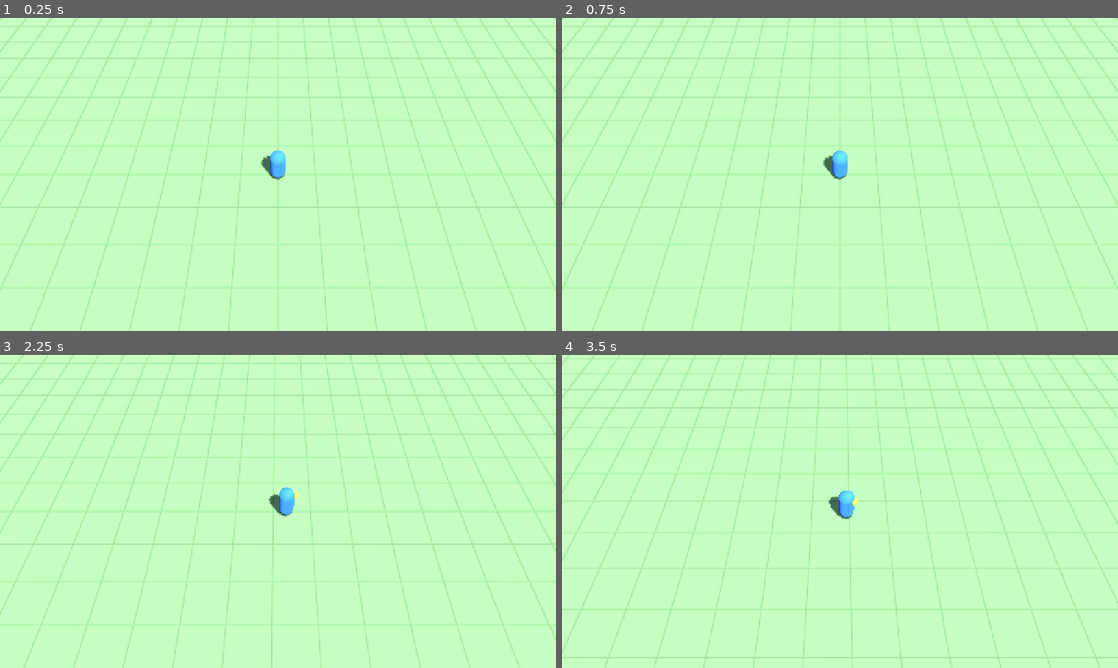
Above: before the commit, frames 1-4 (two rows, left to right).
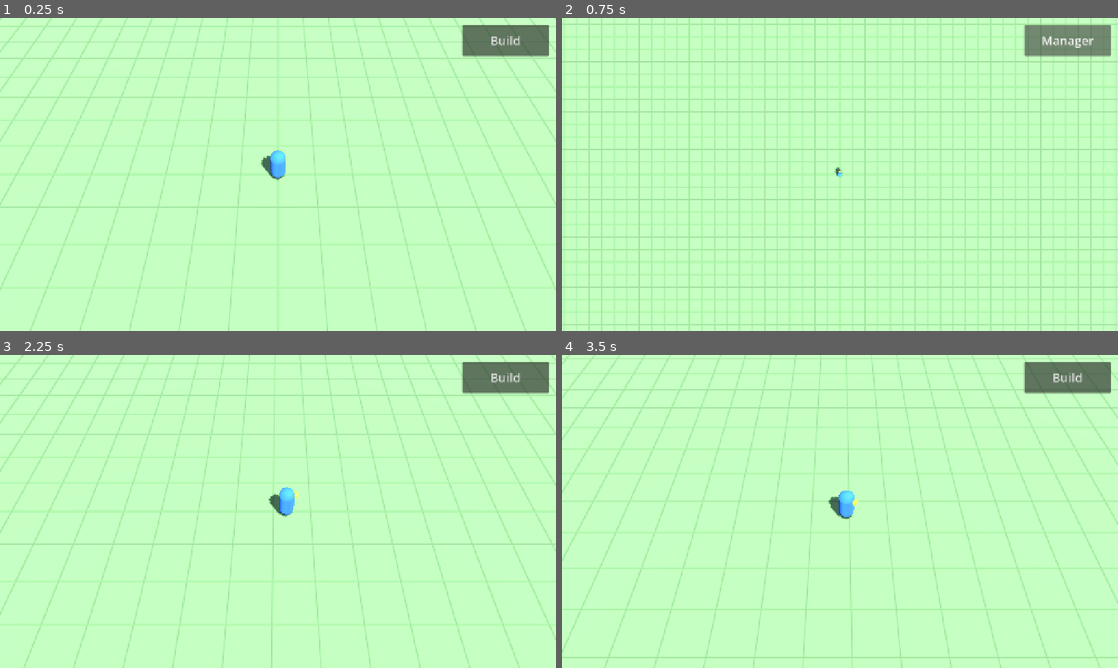
Above: after the commit, the same moments.

Repository: jakobmaier16-pixel/airport-idle
Game: Godot game, scene res://scenes/main/main.tscn
Two runs of this game, one before a commit and one after it. Both use one fixed random seed, a clock stepped at 60 frames per second and the inputs below.
Inputs (mouse positions are in pixels of both pictures, inside the frame that each line leads up to):
- Up to frame 1 (0.25 s): no input
- Up to frame 2 (0.75 s): click (1067, 39) at 0.5 s, where only the run after the commit has a clickable "Build"
- Up to frame 3 (2.25 s): click (505, 376) at 1.25 s, where only the run after the commit has a clickable "Manager"; tap Enter at 2 s; move the mouse to (400, 495) at 2.02 s; hold D (move_right) from 2.03 s (still down); click (400, 495) at 2.17 s
- Up to frame 4 (3.5 s): release D (move_right) at 2.75 s; drag from (728, 527) to (812, 574) at 2.77 s

The runs differ from the first frame. In frame 1, 1.6% of the frame differs, in the area x 83-99%, y 2-13%; in frame 2, 17%, in the area x 0-100%, y 0-100%; in frame 3, 1.6%; in frame 4, 1.6%.

Commit message:
Add build view with top-down camera and cell selection
- View button (inside the safe area) switches manager view <-> build view
- BuildCamera: orthographic top-down; drag / WASD pans, pinch / wheel
  zooms; zoom limited and view clamped to the map
- BuildMode: tapping the map highlights the tapped grid cell
- In build view the joystick and manager movement are off, and a second
  finger turns a pan into a pinch; the simulation keeps running
- Safe area: 16 px padding, landscape desktop simulation
- CLAUDE.md: folder structure, input rule, headless test note

Co-Authored-By: Claude Opus 5.5 <noreply@anthropic.com>

Diff:
--- /dev/null
+++ b/scenes/build/build_mode.gd
@@ -0,0 +1,50 @@
+class_name BuildMode
+extends Node3D
+## Build view logic: turns taps on the screen into grid cells. For now, tapping a cell highlights it.
+## Placing and rotating buildings will live here later.
+
+signal cell_selected(cell: Vector2i)
+
+## The camera used to find which cell was tapped.
+@export var camera: BuildCamera
+
+## Only reacts to taps while the build view is open. The highlight is hidden otherwise.
+var active: bool = false:
+	set(value):
+		active = value
+		if is_node_ready():
+			_highlight.visible = active and has_selection
+
+var has_selection: bool = false
+var selected_cell: Vector2i = Vector2i.ZERO
+
+@onready var _highlight: MeshInstance3D = $CellHighlight
+
+
+func _ready() -> void:
+	(_highlight.mesh as PlaneMesh).size = Vector2.ONE * Airport.grid.cell_size
+	_highlight.visible = false
+	TouchGestures.tapped.connect(_on_tapped)
+
+
+func select_cell(cell: Vector2i) -> void:
+	has_selection = true
+	selected_cell = cell
+	# Slightly above the ground so it doesn't flicker against the ground surface.
+	_highlight.position = Airport.grid.cell_to_world(cell) + Vector3(0.0, 0.02, 0.0)
+	_highlight.visible = active
+	cell_selected.emit(cell)
+
+
+func _on_tapped(screen_position: Vector2) -> void:
+	if not active or not camera:
+		return
+	# Shoot a ray from the camera through the tapped pixel and see where it hits the ground.
+	var ray_origin := camera.project_ray_origin(screen_position)
+	var ray_direction := camera.project_ray_normal(screen_position)
+	var hit: Variant = Plane(Vector3.UP, 0.0).intersects_ray(ray_origin, ray_direction)
+	if hit == null:
+		return
+	var cell := Airport.grid.world_to_cell(hit as Vector3)
+	if Airport.grid.is_inside(cell):
+		select_cell(cell)
--- /dev/null
+++ b/scenes/build/build_mode.tscn
@@ -0,0 +1,19 @@
+[gd_scene format=3]
+
+[ext_resource type="Script" path="res://scenes/build/build_mode.gd" id="1_build_mode"]
+
+[sub_resource type="StandardMaterial3D" id="StandardMaterial3D_highlight"]
+transparency = 1
+shading_mode = 0
+albedo_color = Color(1, 0.85, 0.2, 0.6)
+
+[sub_resource type="PlaneMesh" id="PlaneMesh_highlight"]
+material = SubResource("StandardMaterial3D_highlight")
+size = Vector2(2, 2)
+
+[node name="BuildMode" type="Node3D"]
+script = ExtResource("1_build_mode")
+
+[node name="CellHighlight" type="MeshInstance3D" parent="."]
+cast_shadow = 0
+mesh = SubResource("PlaneMesh_highlight")
--- /dev/null
+++ b/scenes/camera/build_camera.gd
@@ -0,0 +1,88 @@
+class_name BuildCamera
+extends Camera3D
+## Build view camera: looks straight down at the map (top-down) without perspective.
+## One-finger drag pans, pinch / scroll wheel zooms, WASD pans on the Mac.
+## Zoom is limited and the view never leaves the map.
+
+## Height above the ground in meters. With an orthographic camera this doesn't affect the
+## zoom; it only has to be above everything we build.
+const HEIGHT_ABOVE_GROUND: float = 100.0
+
+## How many meters of the map are visible vertically when the build view first opens.
+@export var view_height: float = 50.0
+## Closest zoom: visible height in meters.
+@export var min_view_height: float = 16.0
+## Farthest zoom: visible height in meters. Also limited so the view never shows more than the map.
+@export var max_view_height: float = 100.0
+## Keyboard panning speed (Mac testing), in screen heights per second.
+@export var key_pan_speed: float = 0.8
+
+
+func _ready() -> void:
+	projection = PROJECTION_ORTHOGONAL
+	rotation = Vector3(-PI / 2.0, 0.0, 0.0)
+	position.y = HEIGHT_ABOVE_GROUND
+	far = HEIGHT_ABOVE_GROUND + 50.0
+	# This camera moves every frame from input, not in the physics step, so it must not be
+	# smoothed by physics interpolation.
+	physics_interpolation_mode = PHYSICS_INTERPOLATION_MODE_OFF
+	TouchGestures.dragged.connect(_on_dragged)
+	TouchGestures.pinched.connect(_on_pinched)
+	_apply_limits()
+
+
+func _process(delta: float) -> void:
+	if not current:
+		return
+	var input := Input.get_vector(&"move_left", &"move_right", &"move_up", &"move_down")
+	if input != Vector2.ZERO:
+		var step := input * view_height * key_pan_speed * delta
+		position.x += step.x
+		position.z += step.y
+		_apply_limits()
+
+
+## Moves the view so `world_position` is in the center (as far as the map edges allow).
+func center_on(world_position: Vector3) -> void:
+	position.x = world_position.x
+	position.z = world_position.z
+	_apply_limits()
+
+
+func _on_dragged(_touch_position: Vector2, relative: Vector2) -> void:
+	if not current:
+		return
+	# Move the camera opposite to the finger, so the map sticks to the finger.
+	var meters_per_pixel := view_height / get_viewport().get_visible_rect().size.y
+	position.x -= relative.x * meters_per_pixel
+	position.z -= relative.y * meters_per_pixel
+	_apply_limits()
+
+
+func _on_pinched(factor: float) -> void:
+	if not current:
+		return
+	# Fingers apart (factor > 1) = zoom in = see fewer meters.
+	view_height /= factor
+	_apply_limits()
+
+
+func _apply_limits() -> void:
+	var viewport_size := get_viewport().get_visible_rect().size
+	var aspect := viewport_size.x / viewport_size.y
+	var map := Airport.grid.get_world_rect()
+
+	var largest := minf(max_view_height, minf(map.size.y, map.size.x / aspect))
+	view_height = clampf(view_height, min_view_height, maxf(largest, min_view_height))
+	size = view_height  # Orthographic size = visible height in meters.
+
+	var half_view := Vector2(view_height * aspect, view_height) * 0.5
+	position.x = _clamp_axis(position.x, map.position.x + half_view.x, map.end.x - half_view.x)
+	position.z = _clamp_axis(position.z, map.position.y + half_view.y, map.end.y - half_view.y)
+
+
+# Clamps `value` between `low` and `high`; centers it if the view is wider than the map.
+func _clamp_axis(value: float, low: float, high: float) -> float:
+	if low > high:
+		return (low + high) * 0.5
+	return clampf(value, low, high)
--- /dev/null
+++ b/scenes/camera/build_camera.tscn
@@ -0,0 +1,8 @@
+[gd_scene format=3]
+
+[ext_resource type="Script" path="res://scenes/camera/build_camera.gd" id="1_camera"]
+
+[node name="BuildCamera" type="Camera3D"]
+projection = 1
+size = 50.0
+script = ExtResource("1_camera")
--- /dev/null
+++ b/scenes/main/main.gd
@@ -0,0 +1,41 @@
+extends Node3D
+## Entry point of the game. Owns the two camera views and switches between them.
+## The simulation (Airport autoload) keeps running in both views.
+
+enum View { MANAGER, BUILD }
+
+var current_view: View = View.MANAGER
+
+@onready var _manager: Manager = $Manager
+@onready var _manager_camera: ManagerCamera = $ManagerCamera
+@onready var _build_camera: BuildCamera = $BuildCamera
+@onready var _build_mode: BuildMode = $BuildMode
+@onready var _hud: Hud = $HUD
+
+
+func _ready() -> void:
+	_hud.view_toggle_pressed.connect(_on_view_toggle_pressed)
+	_set_view(View.MANAGER)
+
+
+func _on_view_toggle_pressed() -> void:
+	_set_view(View.BUILD if current_view == View.MANAGER else View.MANAGER)
+
+
+func _set_view(view: View) -> void:
+	current_view = view
+	var building := view == View.BUILD
+	if building:
+		# Open the build view above wherever the manager is standing.
+		_build_camera.center_on(_manager.global_position)
+		_build_camera.make_current()
+	else:
+		_manager_camera.make_current()
+
+	_manager.input_enabled = not building
+	_hud.joystick.enabled = not building
+	_build_mode.active = building
+	# Build view: adding a second finger turns a pan into a pinch.
+	# Manager view: a second finger must never interrupt the joystick.
+	TouchGestures.pinch_cancels_drag = building
+	_hud.set_view_button_text("Manager" if building else "Build")
--- a/scenes/main/main.tscn
+++ b/scenes/main/main.tscn
@@ -4,6 +4,9 @@
 [ext_resource type="PackedScene" path="res://scenes/manager/manager.tscn" id="2_manager"]
 [ext_resource type="PackedScene" path="res://scenes/camera/manager_camera.tscn" id="3_camera"]
 [ext_resource type="PackedScene" path="res://scenes/ui/hud.tscn" id="4_hud"]
+[ext_resource type="PackedScene" path="res://scenes/camera/build_camera.tscn" id="5_build_camera"]
+[ext_resource type="PackedScene" path="res://scenes/build/build_mode.tscn" id="6_build_mode"]
+[ext_resource type="Script" path="res://scenes/main/main.gd" id="7_main"]
 
 [sub_resource type="ProceduralSkyMaterial" id="ProceduralSkyMaterial_sky"]
 
@@ -17,6 +20,7 @@
 tonemap_mode = 2
 
 [node name="Main" type="Node3D"]
+script = ExtResource("7_main")
 
 [node name="WorldEnvironment" type="WorldEnvironment" parent="."]
 environment = SubResource("Environment_main")
@@ -33,4 +37,9 @@
 [node name="ManagerCamera" parent="." node_paths=PackedStringArray("target") instance=ExtResource("3_camera")]
 target = NodePath("../Manager")
 
+[node name="BuildCamera" parent="." instance=ExtResource("5_build_camera")]
+
+[node name="BuildMode" parent="." node_paths=PackedStringArray("camera") instance=ExtResource("6_build_mode")]
+camera = NodePath("../BuildCamera")
+
 [node name="HUD" parent="." instance=ExtResource("4_hud")]
--- /dev/null
+++ b/scenes/ui/hud.gd
@@ -0,0 +1,16 @@
+class_name Hud
+extends CanvasLayer
+## On-screen UI for both views. Everything sits inside the SafeArea container.
+
+signal view_toggle_pressed
+
+@onready var joystick: TouchJoystick = $SafeArea/TouchJoystick
+@onready var _view_button: Button = $SafeArea/ViewButton
+
+
+func _ready() -> void:
+	_view_button.pressed.connect(view_toggle_pressed.emit)
+
+
+func set_view_button_text(text: String) -> void:
+	_view_button.text = text
--- a/scenes/ui/hud.tscn
+++ b/scenes/ui/hud.tscn
@@ -1,9 +1,11 @@
 [gd_scene format=3]
 
-[ext_resource type="Script" path="res://scenes/ui/safe_area_container.gd" id="1_safe_area"]
-[ext_resource type="PackedScene" path="res://scenes/ui/touch_joystick.tscn" id="2_joystick"]
+[ext_resource type="Script" path="res://scenes/ui/hud.gd" id="1_hud"]
+[ext_resource type="Script" path="res://scenes/ui/safe_area_container.gd" id="2_safe_area"]
+[ext_resource type="PackedScene" path="res://scenes/ui/touch_joystick.tscn" id="3_joystick"]
 
 [node name="HUD" type="CanvasLayer"]
+script = ExtResource("1_hud")
 
 [node name="SafeArea" type="MarginContainer" parent="."]
 anchors_preset = 15
@@ -12,7 +14,16 @@
 grow_horizontal = 2
 grow_vertical = 2
 mouse_filter = 2
-script = ExtResource("1_safe_area")
+script = ExtResource("2_safe_area")
 
-[node name="TouchJoystick" parent="SafeArea" instance=ExtResource("2_joystick")]
+[node name="TouchJoystick" parent="SafeArea" instance=ExtResource("3_joystick")]
 layout_mode = 2
+
+[node name="ViewButton" type="Button" parent="SafeArea"]
+custom_minimum_size = Vector2(200, 72)
+layout_mode = 2
+size_flags_horizontal = 8
+size_flags_vertical = 0
+focus_mode = 0
+theme_override_font_sizes/font_size = 28
+text = "Build"
--- a/scenes/ui/safe_area_container.gd
+++ b/scenes/ui/safe_area_container.gd
@@ -4,12 +4,15 @@
 ## away from the notch / Dynamic Island and the home indicator.
 ## Use it as the root of all HUD elements.
 
-# iPhone 15 portrait insets in points, relative to its 852-point screen height.
-const SIMULATED_TOP_RATIO: float = 59.0 / 852.0
-const SIMULATED_BOTTOM_RATIO: float = 34.0 / 852.0
+# iPhone 15 landscape insets in points, relative to its 852 x 393-point screen:
+# the Dynamic Island side (iOS reserves the same space on both sides) and the home indicator.
+const SIMULATED_SIDE_RATIO: float = 59.0 / 852.0
+const SIMULATED_BOTTOM_RATIO: float = 21.0 / 393.0
 
 ## Fake iPhone safe-area insets on the Mac, to check the layout without a device.
 @export var simulate_on_desktop: bool = false
+## Extra space on every side, in UI pixels, so buttons don't touch the screen edge.
+@export var padding: int = 16
 
 
 func _ready() -> void:
@@ -19,27 +22,33 @@
 
 
 func _update_margins() -> void:
+	# Insets in UI pixels: left, top, right, bottom.
+	var insets := Vector4.ZERO
 	var window_size := Vector2(DisplayServer.window_get_size())
-	if window_size.x <= 0.0 or window_size.y <= 0.0:
-		return
+	# The window size can be zero for a moment at startup (and always in headless mode).
+	if window_size.x > 0.0 and window_size.y > 0.0:
+		insets = _get_insets_in_window_pixels(window_size)
+		# The safe area is reported in screen pixels, but the UI uses scaled viewport units
+		# (see Project Settings > Display > Window > Stretch), so convert between them.
+		var scale_factor := get_viewport().get_visible_rect().size / window_size
+		insets *= Vector4(scale_factor.x, scale_factor.y, scale_factor.x, scale_factor.y)
 
-	# Insets in window pixels: left, top, right, bottom.
-	var insets := Vector4.ZERO
+	add_theme_constant_override(&"margin_left", ceili(insets.x) + padding)
+	add_theme_constant_override(&"margin_top", ceili(insets.y) + padding)
+	add_theme_constant_override(&"margin_right", ceili(insets.z) + padding)
+	add_theme_constant_override(&"margin_bottom", ceili(insets.w) + padding)
+
+
+func _get_insets_in_window_pixels(window_size: Vector2) -> Vector4:
 	if OS.has_feature("mobile"):
 		var safe := Rect2(DisplayServer.get_display_safe_area())
-		insets = Vector4(
+		return Vector4(
 			safe.position.x,
 			safe.position.y,
 			window_size.x - safe.end.x,
 			window_size.y - safe.end.y,
 		)
-	elif simulate_on_desktop:
-		insets = Vector4(0.0, window_size.y * SIMULATED_TOP_RATIO, 0.0, window_size.y * SIMULATED_BOTTOM_RATIO)
-
-	# The safe area is reported in screen pixels, but the UI uses scaled viewport units
-	# (see Project Settings > Display > Window > Stretch), so convert between them.
-	var scale_factor := get_viewport().get_visible_rect().size / window_size
-	add_theme_constant_override(&"margin_left", ceili(insets.x * scale_factor.x))
-	add_theme_constant_override(&"margin_top", ceili(insets.y * scale_factor.y))
-	add_theme_constant_override(&"margin_right", ceili(insets.z * scale_factor.x))
-	add_theme_constant_override(&"margin_bottom", ceili(insets.w * scale_factor.y))
+	if simulate_on_desktop:
+		var side := window_size.x * SIMULATED_SIDE_RATIO
+		return Vector4(side, 0.0, side, window_size.y * SIMULATED_BOTTOM_RATIO)
+	return Vector4.ZERO
Not shown, added: scenes/build/build_mode.gd.uid
Not shown, added: scenes/camera/build_camera.gd.uid
Not shown, added: scenes/main/main.gd.uid
Not shown, added: scenes/ui/hud.gd.uid
Not shown, changed: CLAUDE.md
